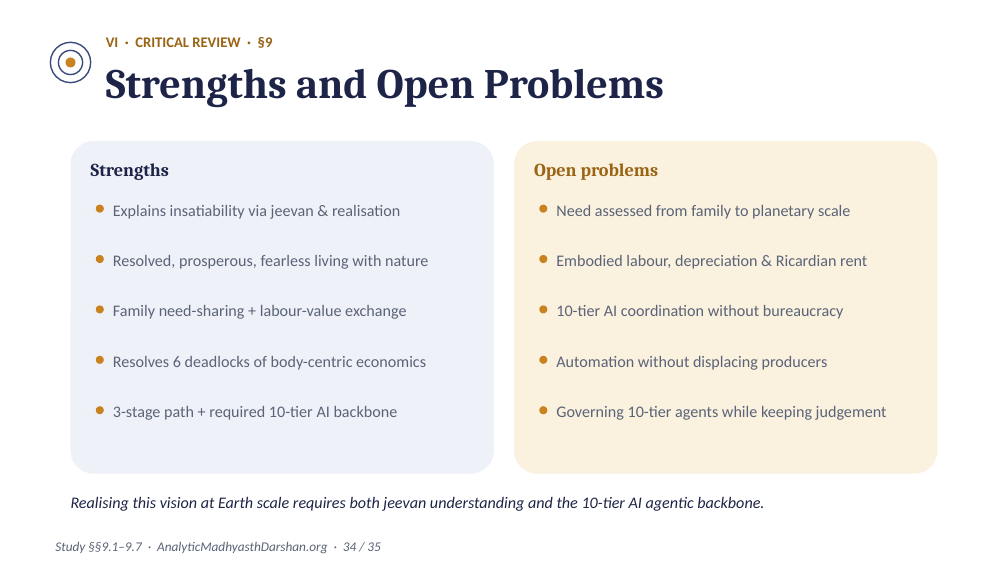
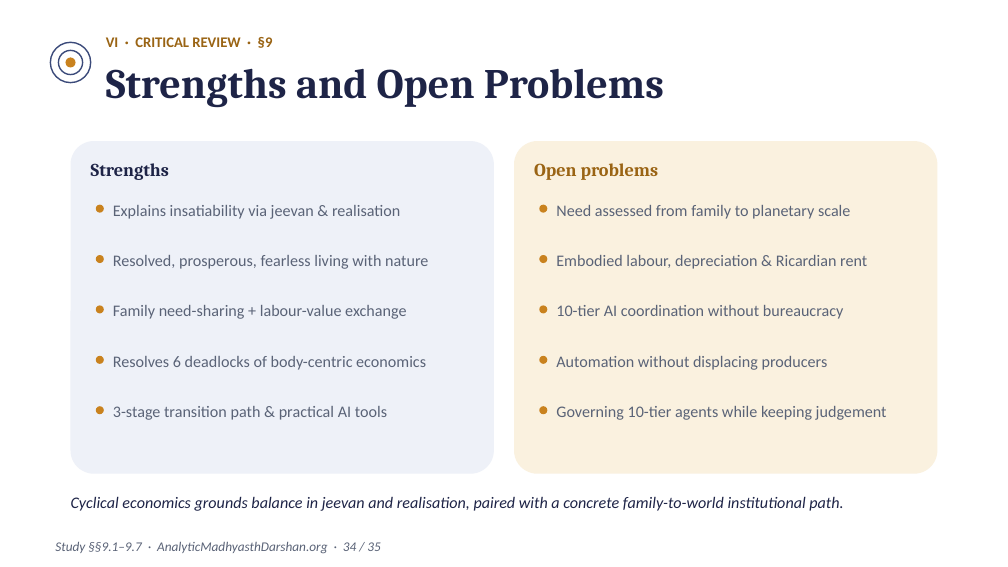
Before and after one commit to raghavamohan/AnalyticMadhyasthDarshan, a slide deck: slide 34 of Studies/Prosperity-Economics-And-Right-Use/Prosperity-Economics-And-Right-Use-Madhyasth-Darshan.pptx. Drawn at 1008x567 pixels with LibreOffice and Linux fonts; fonts in the diff are those of the drawing. Boxes give left, top, right and bottom in pixels: in the first picture for what was removed or moved away, otherwise in the second. Text is boxed around its words. In the diff, an @@ line names an element or a change of style, - is before the commit and + after.

Commit message:
Refine Prosperity Economics and Right Use flow, prose, and companion decks

```diff
--- a/Studies/Prosperity-Economics-And-Right-Use/Prosperity-Economics-And-Right-Use-Madhyasth-Darshan.pptx
+++ b/Studies/Prosperity-Economics-And-Right-Use/Prosperity-Economics-And-Right-Use-Madhyasth-Darshan.pptx
@@ text at bbox=[113, 406, 387, 420]: text changed @@
-3-stage path + required 10-tier AI backbone
+3-stage transition path & practical AI tools
@@ text at bbox=[71, 496, 843, 511]: text changed @@
-Realising this vision at Earth scale requires both jeevan understanding and the 10-tier AI agentic backbone.
+Cyclical economics grounds balance in jeevan and realisation, paired with a concrete family-to-world institutional path.
```
Also in this commit, not shown: 15 other slides changed, 15 other files.
